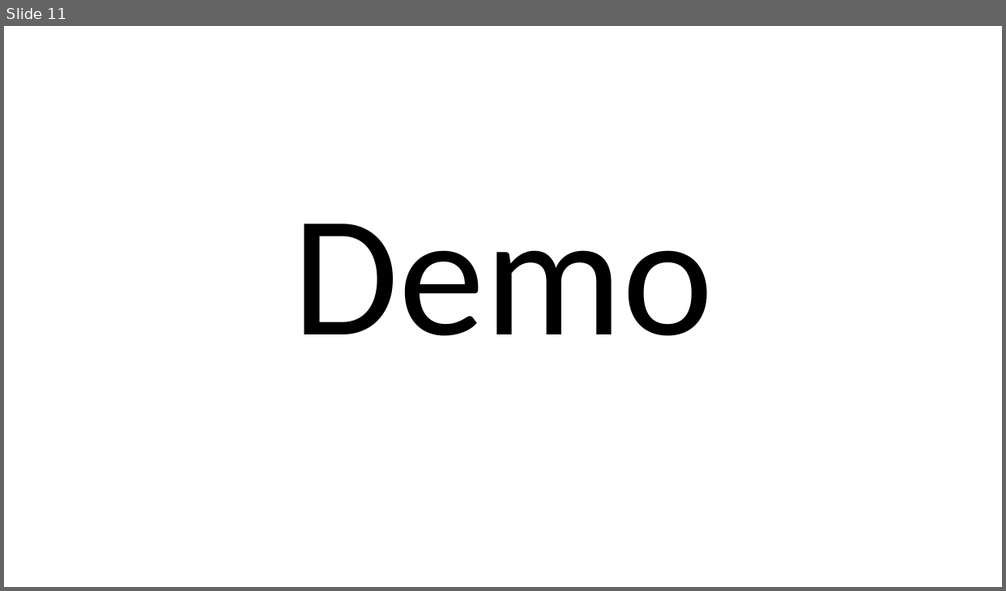
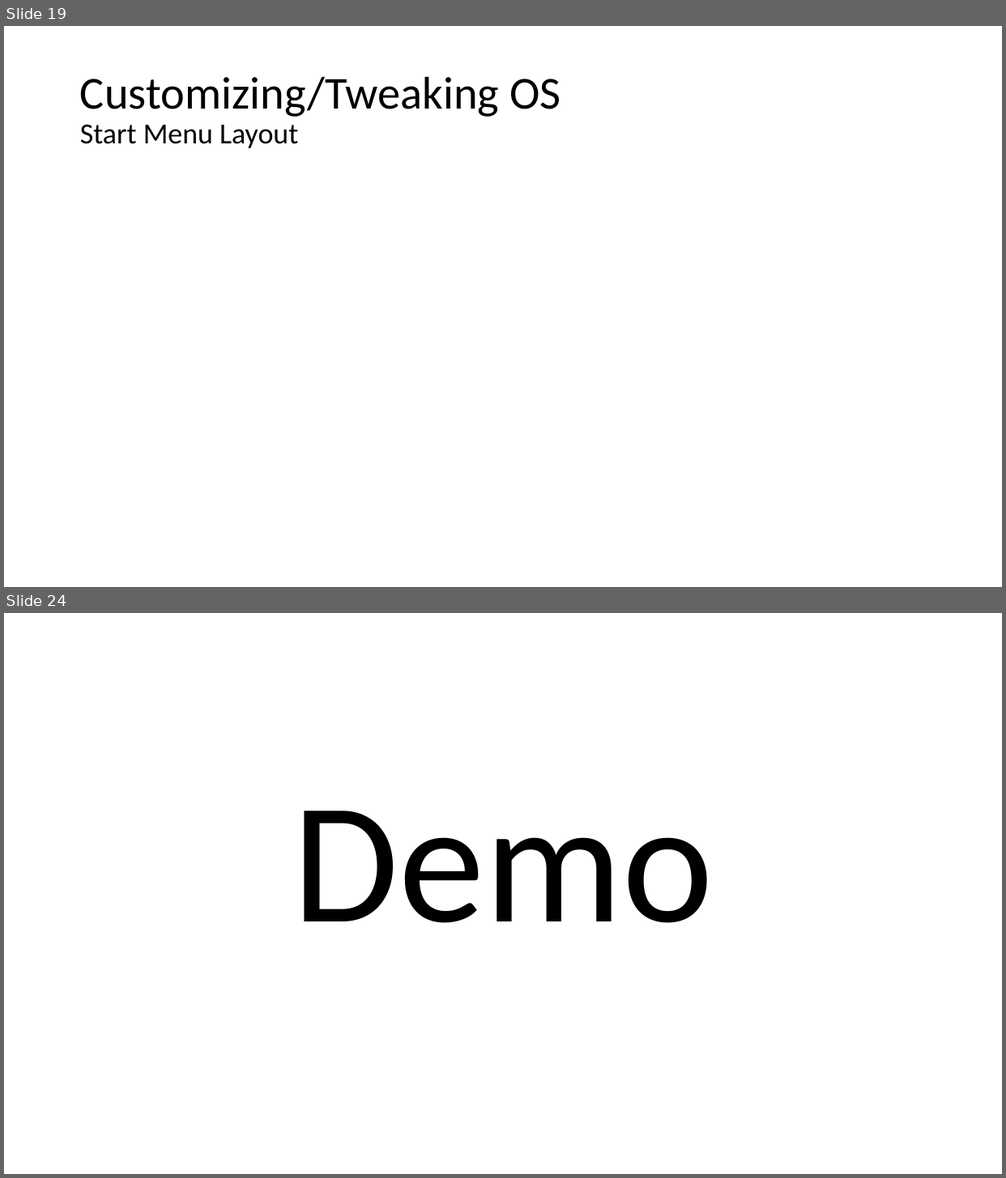
Before and after one commit to fydexx/HECC-2018, a slide deck: Part_01/Section02.pptx. Shown one above the other, each under a label of ours: slide 11 before the commit, slides 19 and 24 after it; the slides between them are not shown. The pictures are 1006x591 and 1006x1178 pixels, drawn with LibreOffice and Linux fonts; fonts in the diff are those of the drawing. Boxes give left, top, right and bottom in pixels: in the first picture for what was removed or moved away, otherwise in the second. Text is boxed around its words. In the diff, an @@ line names an element or a change of style, - is before the commit and + after.

```diff
--- a/Part_01/Section02.pptx
+++ b/Part_01/Section02.pptx
@@ slide 19 added at (4, 26, 1002, 587), background #FFFFFF @@
@@ title added at (80, 76, 560, 148), 44 pt, text #000000 @@
+Customizing/Tweaking OS
+Start Menu Layout
@@ what was slide 11 is now slide 24 @@
```
Also in this commit, not shown: 6 slides changed, 13 other slides added.
